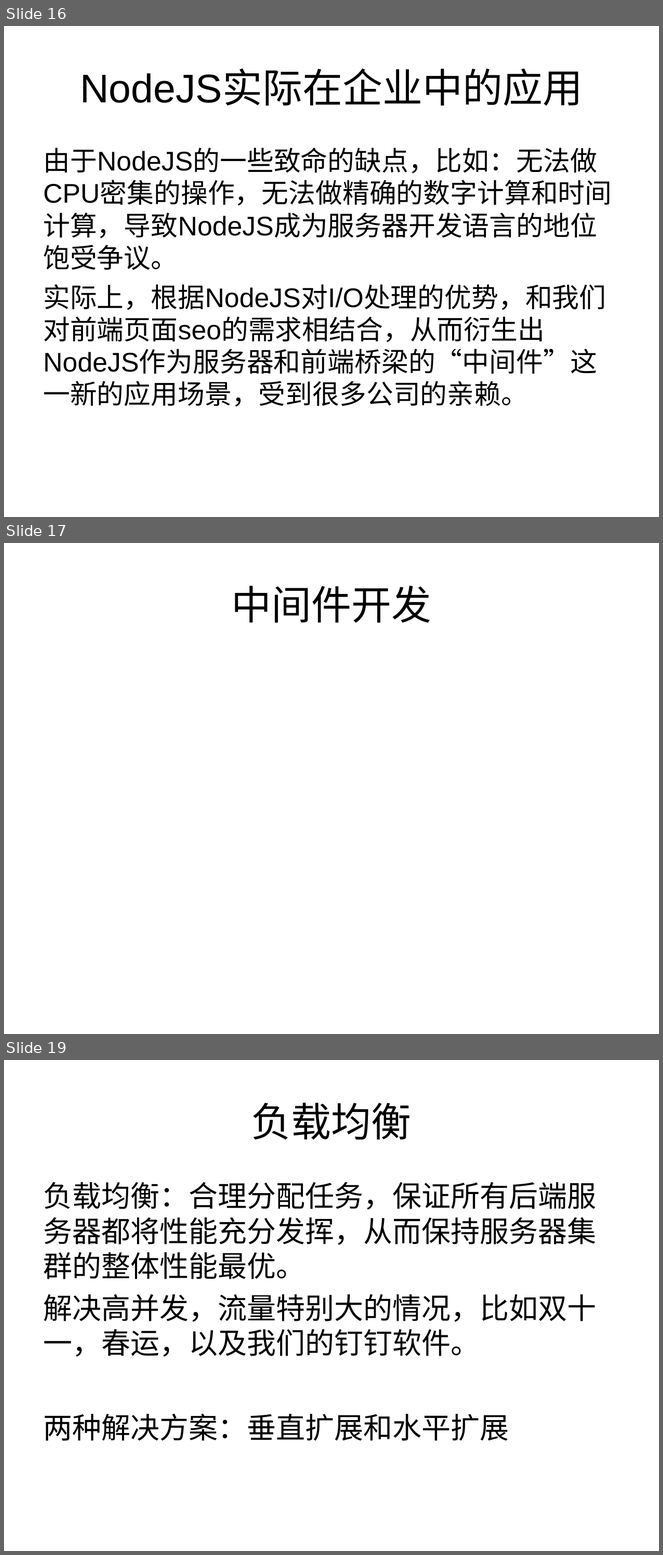
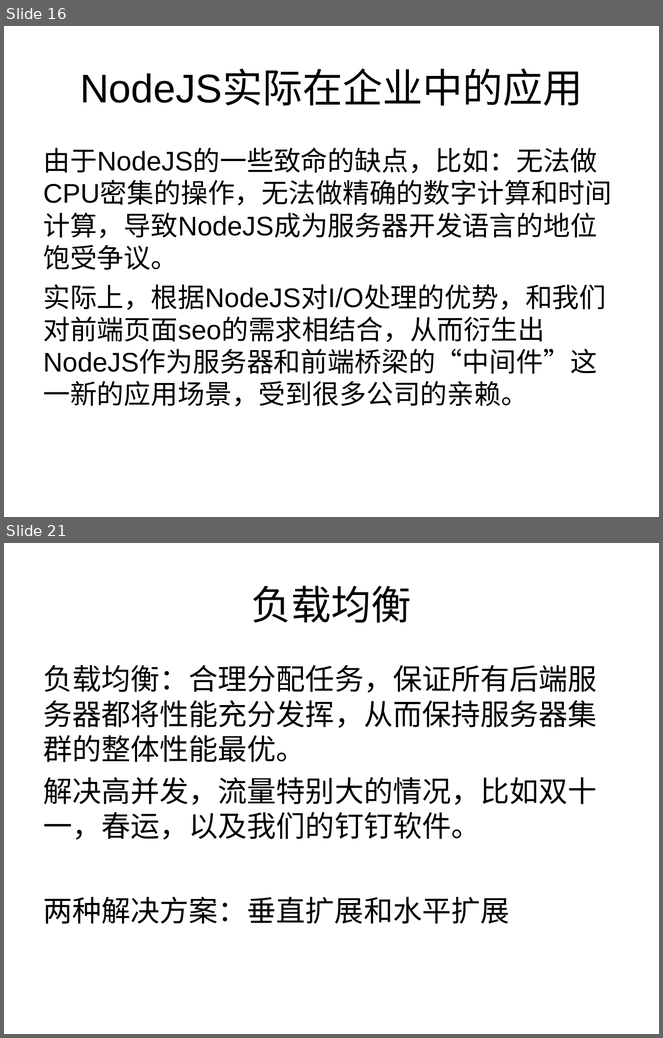
Before and after one commit to Alan055/node-koa, a slide deck: Alan-node解读.ppt. Shown one above the other, each under a label of ours: slides 16, 17 and 19 before the commit, slides 16 and 21 after it; the slides between them are not shown. The pictures are 663x1555 and 663x1038 pixels, drawn with LibreOffice and Linux fonts; fonts in the diff are those of the drawing. Boxes give left, top, right and bottom in pixels: in the first picture for what was removed or moved away, otherwise in the second. Text is boxed around its words. In the diff, an @@ line names an element or a change of style, - is before the commit and + after.

```diff
--- a/Alan-node解读.ppt
+++ b/Alan-node解读.ppt
@@ slide 17 removed at bbox=[4, 543, 659, 1034], background #FFFFFF @@
@@ title removed at bbox=[231, 586, 431, 623] @@
-中间件开发
@@ what was slide 19 is now slide 21 @@
```
Also in this commit, not shown: 1 slide changed, 3 slides added.
